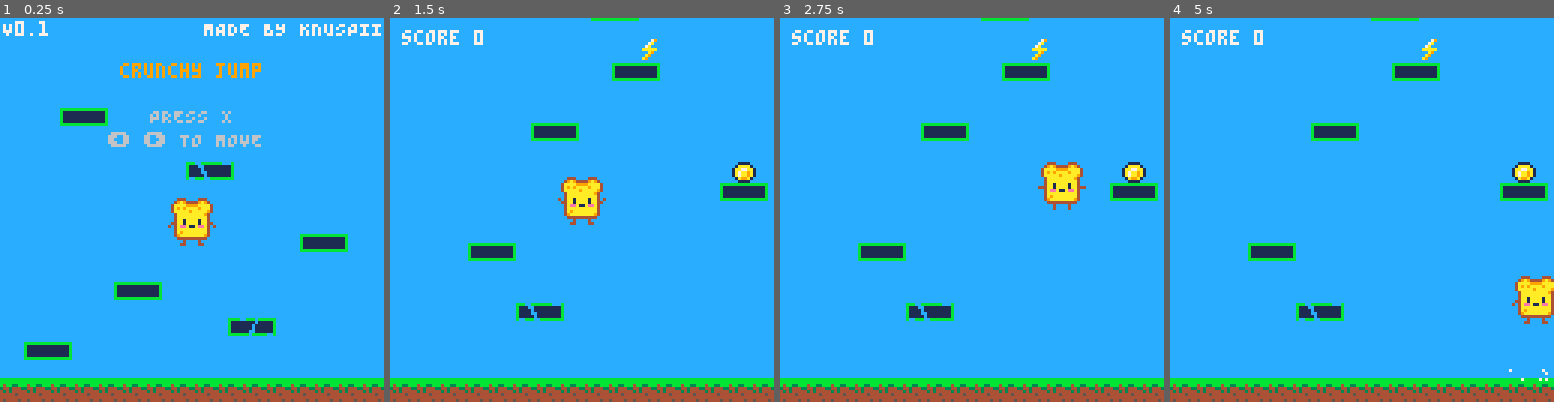
Above: before the commit, frames 1-4 (left to right).
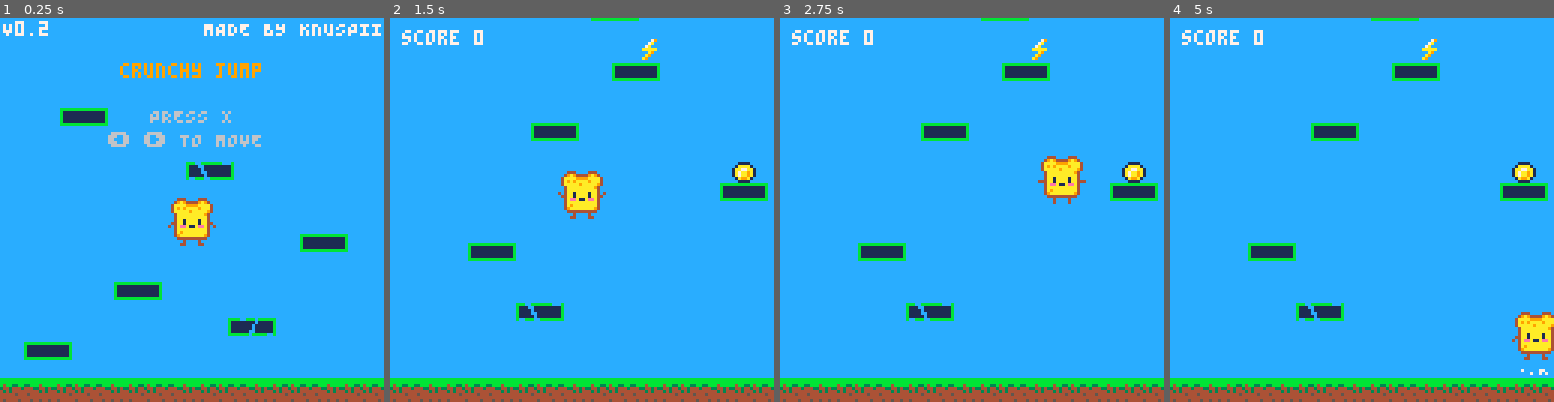
Above: after the commit, the same moments.

Repository: Knuspii/crunchy-jump
Game: PICO-8 cartridge crunchy_jump.p8
Same seed, same stepped clock (60 frames per second), same inputs: the game is played once before the commit and once after it.
Inputs:
- Up to frame 1 (0.25 s): no input
- Up to frame 2 (1.5 s): tap X (X key) at 0.33, 1.07 s
- Up to frame 3 (2.75 s): hold Right 1.6-2.1 s; tap X (X key) at 1.85 s; hold Right from 2.47 s (still down)
- Up to frame 4 (5 s): tap X (X key) at 2.97, 4.08 s; release Right at 3.03 s; hold Left 3.08-3.58 s; hold Right 4.02-4.68 s

The runs differ from the first frame. In frame 1, 1.1% of the frame differs, in the area x 6-94%, y 0-100%; in frame 2, 1.8%; in frame 3, 1.8%; in frame 4, 3.1%, in the area x 6-100%, y 67-100%.

Commit message:
0.2 visual fixes

Diff:
--- a/crunchy_jump.p8
+++ b/crunchy_jump.p8
@@ -23,6 +23,13 @@
 -- 129 = spike 2
 -- 130 = coin
 -- 131 = jump boost
+
+-- sounds
+-- 00 = jump
+-- 01 = game over
+-- 02 = jump boost
+-- 03 = coin
+-- 04 = platform broken
 
 
 function _init()
@@ -566,6 +573,8 @@
 
         mode="gameover"
 
+        sfx(1)
+
         return
 
     end
@@ -652,8 +661,6 @@
     ------------------------------------------------
     -- NO PLATFORM COLLISION
     ------------------------------------------------
-    -- player simply loops his jump
-
 
     if player.y>104 then
 
@@ -811,8 +818,15 @@
 
             if hit_x and hit_y then
 
+                ------------------------------------------------
+                -- FIX
+                -- player bottom = player.y + 15
+                -- platform top = p.y
+                -- therefore player.y = p.y - 15
+                ------------------------------------------------
+
                 player.y=
-                    p.y-player.hh
+                    p.y-player.hh-2
 
 
                 ------------------------------------------------
@@ -826,6 +840,8 @@
                     player.dy=jump
 
                     player.sprite=2
+
+                    sfx(4)
 
 
                     jump_particles(
@@ -861,6 +877,8 @@
 
                 player.sprite=2
 
+                sfx(0)
+
 
                 jump_particles(
                     player.x,
@@ -954,6 +972,8 @@
 
                     mode="gameover"
 
+                    sfx(1)
+
                     return
 
                 end
@@ -971,6 +991,8 @@
 
                 coin_score+=10
 
+                sfx(3)
+
             end
 
 
@@ -979,6 +1001,8 @@
                 player.dy=boost_jump
 
                 player.sprite=0
+
+                sfx(2)
 
 
                 jump_particles(
@@ -1194,21 +1218,8 @@
 
     for x=0,120,8 do
 
-        local tile=64
-
-        local r=flr(rnd(3))
-
-
-        if r==1 then
-
-            tile=65
-
-        elseif r==2 then
-
-            tile=66
-
-        end
-
+        -- fixed grass pattern
+        local tile=64+(flr(x/8)%3)
 
         spr(
             tile,
@@ -1295,13 +1305,16 @@
 --------------------------------------------------
 
 function draw_menu()
+
     -- GAME VERSION
+
     print(
-        "V0.1",
+        "V0.2",
         1,
         1,
         7
     )
+
 
     print(
         "MADE BY KNUSPII",
@@ -1375,10 +1389,11 @@
 
 
     ------------------------------------------------
-    -- ITEMS ONLY IN GAME
-    ------------------------------------------------
-
-    if mode=="game" then
+    -- ITEMS
+    -- visible during game AND gameover
+    ------------------------------------------------
+
+    if mode!="menu" then
 
         draw_items()
 
@@ -1505,12 +1520,12 @@
 00000000000000000000000000000000000000000000000000000000000000000000000000000000000000000000000000000000000000000000000000000000
 bbbbbbbbbbbbbbbbbbbbbbbb00000000000000000000000000000000000000000000000000000000000000000000000000000000000000000000000000000000
 bbbbbbbbbbbbbbbbbbbbbbbb00000000000000000000000000000000000000000000000000000000000000000000000000000000000000000000000000000000
-b4bb33bbb4bb33bbb4bb33bb00000000000000000000000000000000000000000000000000000000000000000000000000000000000000000000000000000000
-34434443344344433443444300000000000000000000000000000000000000000000000000000000000000000000000000000000000000000000000000000000
-43434444434344444343444400000000000000000000000000000000000000000000000000000000000000000000000000000000000000000000000000000000
-44444544444445444444454400000000000000000000000000000000000000000000000000000000000000000000000000000000000000000000000000000000
+b4bb33bb33bbb4bbbbb4bb3300000000000000000000000000000000000000000000000000000000000000000000000000000000000000000000000000000000
+34434443444334434334434400000000000000000000000000000000000000000000000000000000000000000000000000000000000000000000000000000000
+43434444444443434443434400000000000000000000000000000000000000000000000000000000000000000000000000000000000000000000000000000000
+44444544454444444444444500000000000000000000000000000000000000000000000000000000000000000000000000000000000000000000000000000000
 44444444444444444444444400000000000000000000000000000000000000000000000000000000000000000000000000000000000000000000000000000000
-45444454454444544544445400000000000000000000000000000000000000000000000000000000000000000000000000000000000000000000000000000000
+45444454445445445445444400000000000000000000000000000000000000000000000000000000000000000000000000000000000000000000000000000000
 00000000000000000000000000000000000000000000000000000000000000000000000000000000000000000000000000000000000000000000000000000000
 00000000000000000000000000000000000000000000000000000000000000000000000000000000000000000000000000000000000000000000000000000000
 00000000000000000000000000000000000000000000000000000000000000000000000000000000000000000000000000000000000000000000000000000000
Not shown, changed: the thumbnail (__label__) section of crunchy_jump.p8
Not shown, changed: the sound effects (__sfx__) section of crunchy_jump.p8
Not shown, changed: crunchy_jump.js
Not shown, changed: index.html
